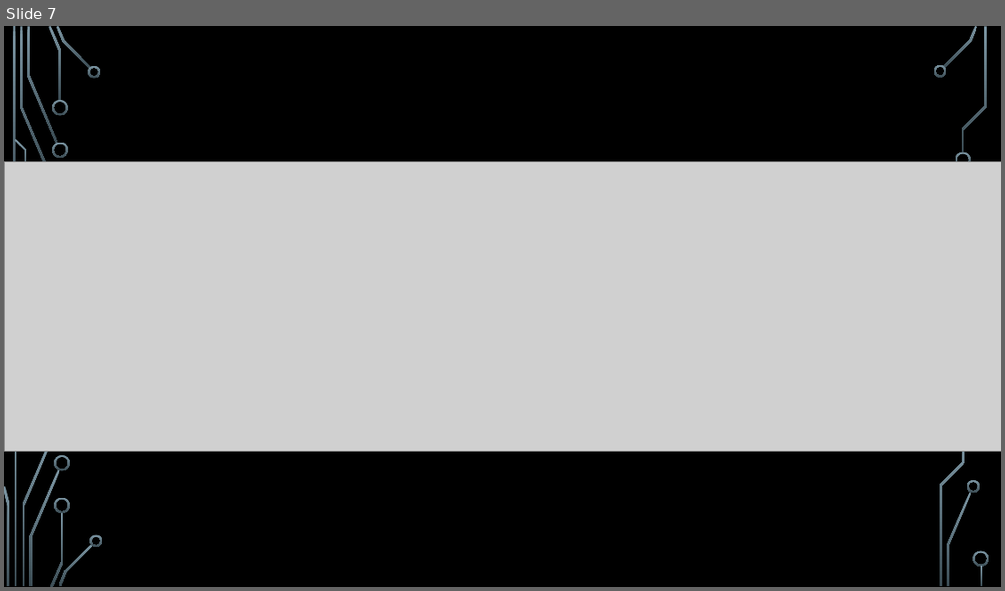
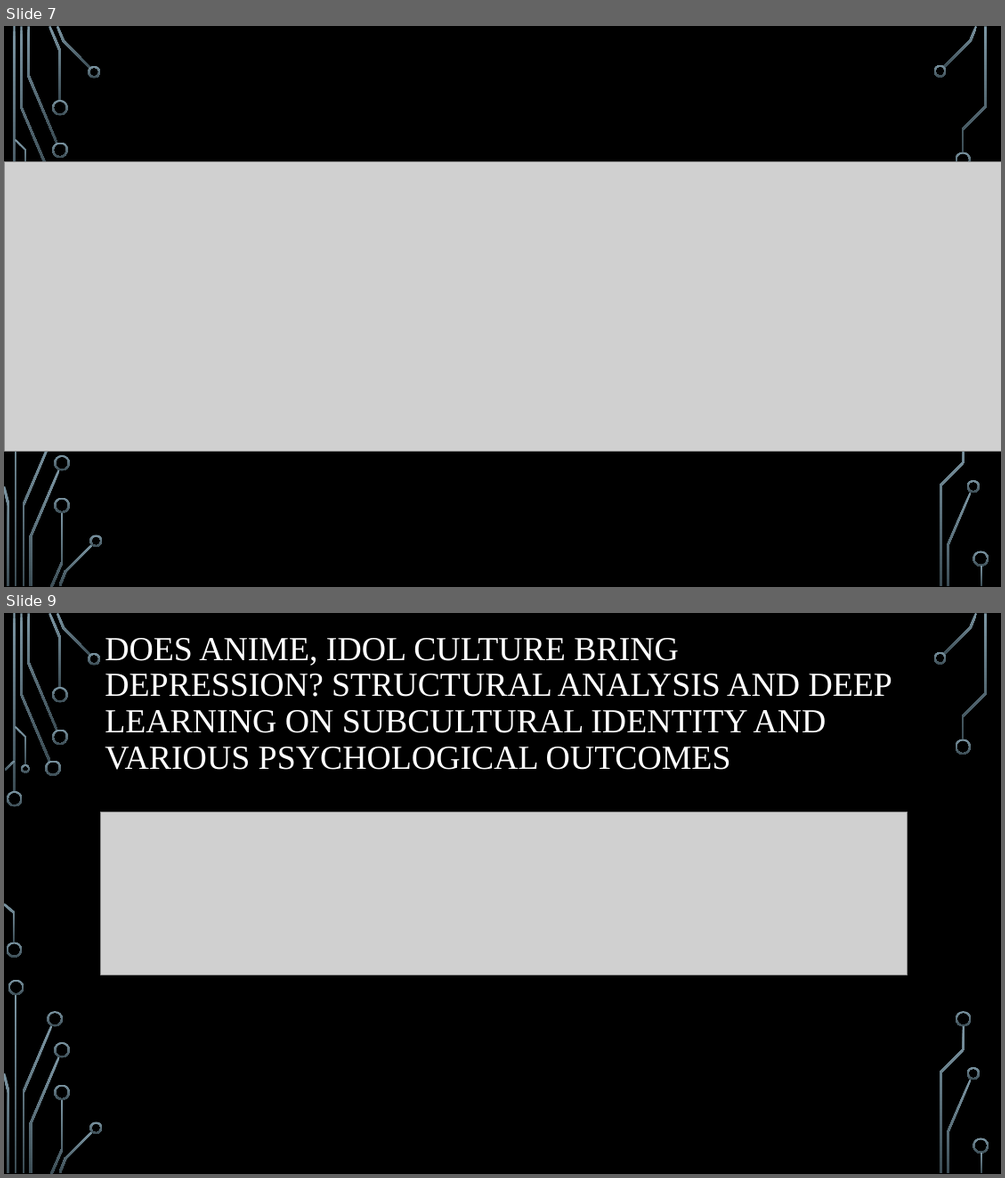
Before and after one commit to ErzhanKK/Advanced-topics-and-Data-visualization, a slide deck: Advanced topics and Data visualization.pptx. Shown one above the other, each under a label of ours: slide 7 before the commit, slides 7 and 9 after it; the slides between them are not shown. The pictures are 1005x591 and 1005x1178 pixels, drawn with LibreOffice and Linux fonts; fonts in the diff are those of the drawing; grey boxes stand for pictures; background and template pictures are left out. Boxes give left, top, right and bottom in pixels: in the first picture for what was removed or moved away, otherwise in the second. Text is boxed around its words. In the diff, an @@ line names an element or a change of style, - is before the commit and + after.

```diff
--- a/Advanced topics and Data visualization.pptx
+++ b/Advanced topics and Data visualization.pptx
@@ slide 9 added at <box>4,613,1001,1174</box>, background picture (left out); not listed: 29 template elements that a slide beside it also shows @@
@@ title added at <box>105,638,892,770</box>, 32.4 pt, text #FFFFFF @@
+DOES ANIME, IDOL CULTURE BRING DEPRESSION? STRUCTURAL ANALYSIS AND DEEP LEARNING ON SUBCULTURAL IDENTITY AND VARIOUS PSYCHOLOGICAL OUTCOMES
@@ picture added at <box>100,811,907,975</box> @@
@@ group added at <box>7,761,971,1027</box>: 7 freeform shapes @@
```
Also in this commit, not shown: 3 other slides added.
